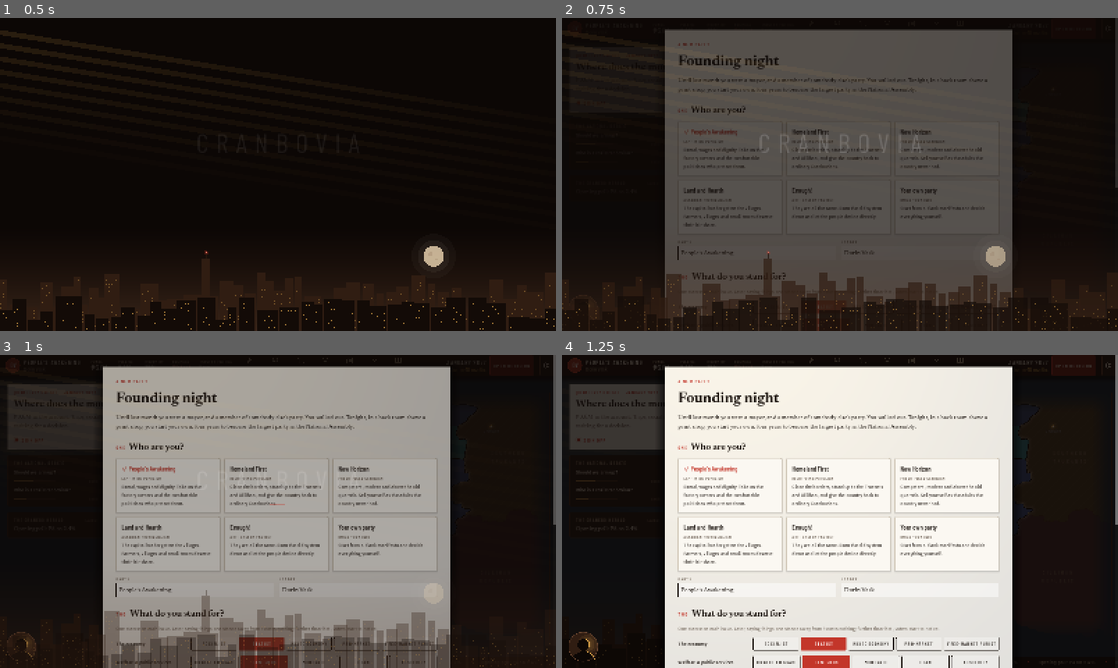
Above: before the commit, frames 1-4 (two rows, left to right).
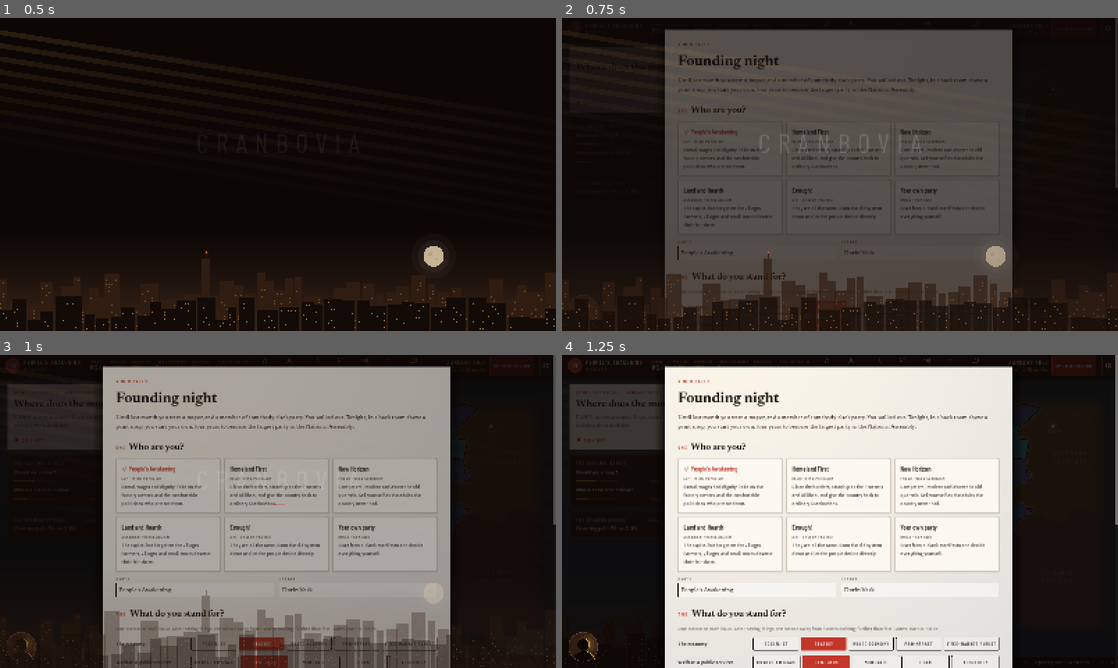
Above: after the commit, the same moments.

Repository: Hattakal/Cranebonistan
Game: Godot game, scene res://scenes/main.tscn
Same seed, same stepped clock (60 frames per second), same inputs: the game is played once before the commit and once after it.
Inputs:
- Up to frame 1 (0.5 s): no input
- Up to frame 2 (0.75 s): click "DEBATES" at 0.5 s
- Up to frame 3 (1 s): no input
- Up to frame 4 (1.25 s): no input

Frame 1 is identical in both runs. In frame 4, 0.1% of the frame differs, in the area x 16-98%, y 0-99%.

Commit message:
Taken seriously: a 0-100 meter in the top bar, replacing the influence label; it sets your reach and moves votes a little
Co-Authored-By: Claude Opus 5.5 <noreply@anthropic.com>
Claude-Session: https://claude.ai/code/session_01A3BWezAuijhQCvDVpti2VL

Diff:
--- a/godot/data/content.json
+++ b/godot/data/content.json
@@ -77,6 +77,7 @@
   "influenceAt": 0.2,
   "influenceMin": 0.2,
   "influenceMax": 1.6,
+  "serious": {"_note": "Taken seriously (0-100): how seriously the public, the media and the other parties take your party. Each month it moves 'rate' of the way toward a target made of your support (full at 'supportFull'), how many know you, and your party machine (community levels, full at 'machineFull'), mixed by 'weights'. A viral moment adds 'viral', a gaffe 'gaffe'. It sets how far your words carry (influenceMin at 0, influenceMax at 100) and moves votes: 'vote' at 100 above 'mid', the same below it at 0.", "start": 5, "supportFull": 0.2, "machineFull": 12, "weights": {"support": 0.55, "known": 0.3, "machine": 0.15}, "rate": 0.15, "viral": 2, "gaffe": -3, "vote": 0.2, "mid": 30},
   "extremeAnger": 0.5,
   "extremeLeader": 0.9,
   "crisisMonths": [
--- a/godot/scripts/files.gd
+++ b/godot/scripts/files.gd
@@ -924,7 +924,7 @@
 	if S.crisis:
 		var cr = Game.by_id(G.CRISES, S.crisis.id)
 		_p("%s: %s" % [cr.name, cr.blurb], null, Look.RED_HI, 15)
-	_p("Your statements nudge these a little, more as your party grows. Your influence: %s." % G.influence_label(S))
+	_p("Your statements nudge these a little, more the more seriously you are taken. Taken seriously: %d of 100 (%s)." % [Game.jround(G.serious_of(S)), G.influence_label(S).to_lower()])
 	# government and trust
 	var two = HBoxContainer.new()
 	two.add_theme_constant_override("separation", 12)
--- a/godot/scripts/main.gd
+++ b/godot/scripts/main.gd
@@ -550,6 +550,8 @@
 		S.polls[-1].national.player * 100 if S.polls.size() else null, func(x): return "%s%%%s" % [Game.fmt1(x), arrow])
 	_chip("Known by", "%d%%" % Game.jround(G.national_awareness(S) * 100), "Share of adults who have heard of your party.", Color.TRANSPARENT,
 		G.national_awareness(S) * 100, func(x): return "%d%%" % Game.jround(x))
+	_chip("Taken seriously", "%d" % Game.jround(G.serious_of(S)), "How seriously the public, the media and the other parties take your party (0-100): %s. It grows with your support, your name and your party machine, and the higher it is, the further your words carry and the readier people are to vote for you." % G.influence_label(S).to_lower(), Color.TRANSPARENT,
+		G.serious_of(S), func(x): return "%d" % Game.jround(x))
 	_chip("Business", biz, "Business donors are %s. Angry donors give less." % Game.business_word(mood), Look.RED_HI if mood < 0.4 else Color.TRANSPARENT)
 	_chip("Trust in politics", Game.trust_label(S.trust), "How much people trust politicians and the system in general (not your party). Low trust helps outsiders.")
 	_date.text = G.date_label(S.week, false).to_upper()
@@ -569,9 +571,9 @@
 	if not _chips.has(label):
 		var p = PanelContainer.new()
 		var sb = Look.box(Color(0, 0, 0, 0))
-		sb.content_margin_left = 12; sb.content_margin_right = 12
+		sb.content_margin_left = 8; sb.content_margin_right = 8
 		p.add_theme_stylebox_override("panel", sb)
-		p.custom_minimum_size.x = 78
+		p.custom_minimum_size.x = 60
 		var v = VBoxContainer.new()
 		v.alignment = BoxContainer.ALIGNMENT_CENTER
 		v.add_theme_constant_override("separation", -4)
--- a/godot/scripts/rules/base.gd
+++ b/godot/scripts/rules/base.gd
@@ -9,7 +9,7 @@
 ## change the game state, one Dictionary `s`; saving is JSON.stringify(s).
 extends Node
 
-const SAVE_VERSION := 45
+const SAVE_VERSION := 46
 
 # ---------- Content (from data/content.json) ----------
 var C: Dictionary            # CONFIG
--- a/godot/scripts/rules/voters.gd
+++ b/godot/scripts/rules/voters.gd
@@ -218,7 +218,9 @@
 	var distrust: float = (50.0 - s.trust) / 50.0
 	var fit = {}
 	for p in s.parties: fit[p.id] = leader_fit(s, p)
-	return {"inc": inc, "own": own, "distrust": distrust, "fit": fit, "clim": leader_climate(s, distrust)}
+	var cs: Dictionary = C.serious
+	var serious: float = float(cs.vote) * (serious_of(s) - float(cs.mid)) / (100.0 - float(cs.mid) if serious_of(s) > float(cs.mid) else float(cs.mid))
+	return {"inc": inc, "own": own, "distrust": distrust, "fit": fit, "clim": leader_climate(s, distrust), "serious": serious}
 
 # ---------- What kind of leader people want ----------
 ## A group's wish for each kind of leader (data/leader_types.json), summing to 1.
@@ -361,7 +363,9 @@
 		else: gw += float(st.rivals.get(party.id, 0)) + float(st.get("rtrip", {}).get(party.id, 0))
 	sc += gw
 	sc += log(maxf(aw, 0.001))
-	if party.isPlayer: sc += C.leaderWeight * pop.leader[party.id] * pop.leaderPull * (party.charisma / 50.0)
+	if party.isPlayer:
+		sc += C.leaderWeight * pop.leader[party.id] * pop.leaderPull * (party.charisma / 50.0)
+		sc += float(ctx.get("serious", 0.0))   # people vote more readily for a party they take seriously
 	else: sc += C.rivalLeaderWeight * ((party.charisma - 50) / 50.0) * pop.leaderPull
 	# the kind of leader they want, against the kind this one is
 	if not pre.lw.is_empty():
@@ -512,16 +516,23 @@
 			"to": stance_of(clampf2(player.perceived[ax] + shift[ax], -100, 100)), "manifesto": stance_of(player.manifesto[ax])})
 	return out
 
+## Taken seriously, 0-100 (CONFIG.serious): how seriously the country takes your party.
+func serious_of(s: Dictionary) -> float:
+	return float(s.get("serious", C.serious.start))
+
+## How far your words carry: grows with how seriously you are taken.
 func influence_of(s: Dictionary) -> float:
-	var share: float = s.lastSupport.player if s.lastSupport else 0.03
-	return clampf2(share / C.influenceAt, C.influenceMin, C.influenceMax)
+	return lerpf(float(C.influenceMin), float(C.influenceMax), clampf2(serious_of(s) / 100.0, 0, 1))
 
 func influence_label(s: Dictionary) -> String:
-	var i = influence_of(s)
-	if i < 0.4: return "Fringe voice"
-	if i < 0.8: return "Getting noticed"
-	if i < 1.2: return "Agenda-setter"
+	var t = serious_of(s)
+	if t < 20: return "Fringe voice"
+	if t < 45: return "Getting noticed"
+	if t < 70: return "Agenda-setter"
 	return "Sets the national debate"
+
+func change_serious(s: Dictionary, d: float) -> void:
+	s.serious = clampf2(serious_of(s) + d, 0, 100)
 
 func apply_effects(s: Dictionary, fx: Dictionary) -> void:
 	var player = player_party(s)
--- a/godot/scripts/rules/world.gd
+++ b/godot/scripts/rules/world.gd
@@ -481,6 +481,18 @@
 	_log(s, "action", text)
 	return {"ok": true, "text": text}
 
+## Taken seriously moves a little each month toward what your support, your name and
+## your party machine are worth (CONFIG.serious).
+func serious_monthly(s: Dictionary) -> void:
+	var cs: Dictionary = C.serious
+	var w: Dictionary = cs.weights
+	var sup: float = float(s.lastSupport.player) if s.lastSupport else 0.0
+	var machine = 0.0
+	for c in s.communities: machine += float(s.communities[c])
+	var target: float = 100.0 * clampf2(float(w.support) * minf(1.0, sup / float(cs.supportFull)) + float(w.known) * national_awareness(s)
+		+ float(w.machine) * minf(1.0, machine / float(cs.machineFull)), 0, 1)
+	s.serious = clampf2(serious_of(s) + (target - serious_of(s)) * float(cs.rate), 0, 100)
+
 ## Minor issues: local stories that sit in the news for a few months.
 func issues_monthly(s: Dictionary) -> void:
 	_stories_come_back(s)
@@ -780,6 +792,8 @@
 	var qk = 0.4 if quick else 1.0
 	var scaled = reacts.map(func(g): return {"who": g.get("who"), "amt": g.amt * qk * (pos if g.amt > 0 else neg)})
 	apply_effects(s, {"goodwill": scaled, "awareness": 0.06 if outcome == "viral" else (0.035 if outcome == "gaffe" else 0.01)})
+	if outcome == "viral": change_serious(s, float(C.serious.viral))
+	elif outcome == "gaffe": change_serious(s, float(C.serious.gaffe))
 	for g in scaled:
 		for pop in s.pops:
 			if matches(pop, g.who): pop.leader.player = clampf2(pop.leader.player + g.amt * 0.35, -2, 2)
--- a/godot/scripts/sim.gd
+++ b/godot/scripts/sim.gd
@@ -146,6 +146,7 @@
 		story_turns_up(s, it.id)
 		s.issueCooldown[it.id] = s.week
 	s.lastSupport = summarize(s, s.pops).support
+	s.serious = float(C.serious.start)
 	s.pastElection = past_election(s)   # the 2026 result: the starting map without your party
 	s.mods = Mods.enabled().map(func(m): return "%s %s" % [m.name, m.version])   # what this game was started with
 	run_hooks(s)
@@ -175,6 +176,7 @@
 	for k in wm: wm[k] = float(wm[k]) * 0.85
 	debates_monthly(s)
 	issues_monthly(s)
+	serious_monthly(s)
 	communities_monthly(s)
 	relations_monthly(s)
 	flagship_monthly(s)
Not shown, changed: DESIGN.md
